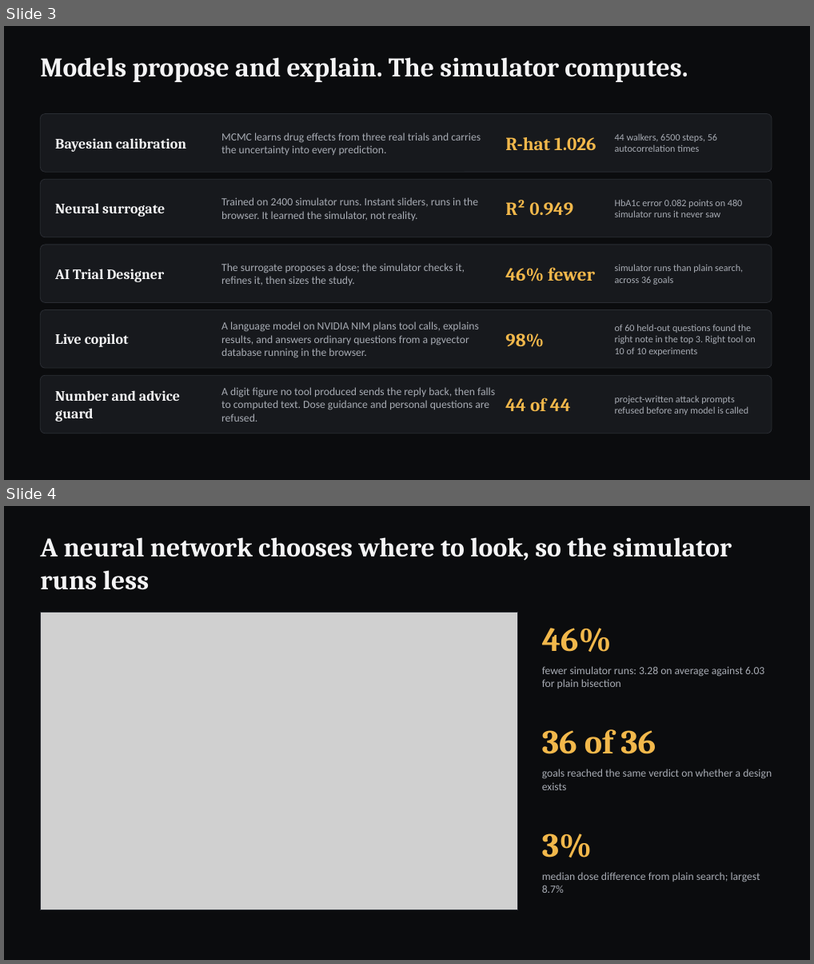
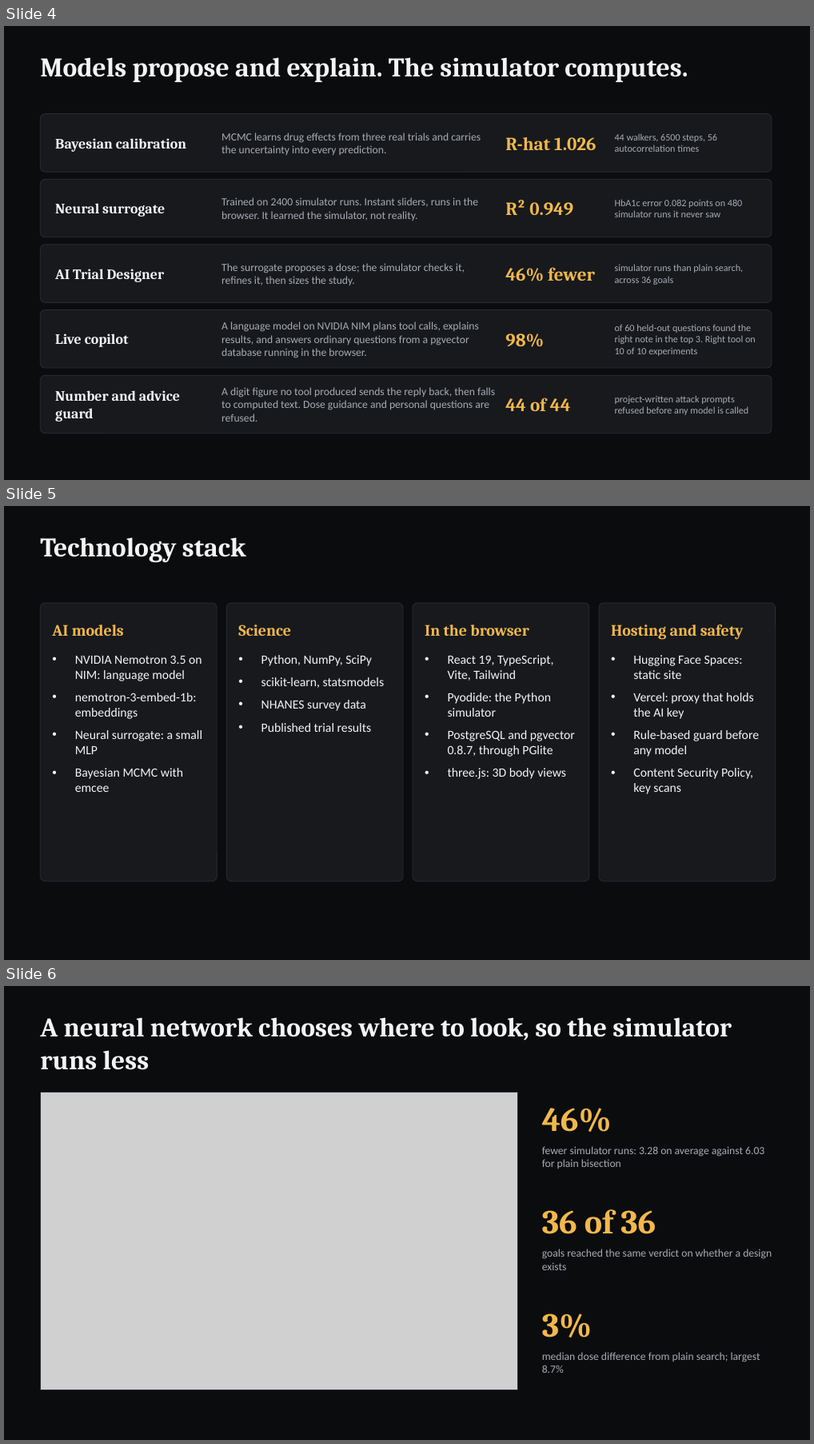
Before and after one commit to shreynachaegari-glitch/medbase-virtual-trials-lab, a slide deck: docs/submission/MedBase_Virtual_Trials_Lab.pptx. Shown one above the other, each under a label of ours: slides 3 and 4 before the commit, slides 4, 5 and 6 after it. The pictures are 814x964 and 814x1444 pixels, drawn with LibreOffice and Linux fonts; fonts in the diff are those of the drawing; grey boxes stand for pictures. Boxes give left, top, right and bottom in pixels: in the first picture for what was removed or moved away, otherwise in the second. Text is boxed around its words. In the diff, an @@ line names an element or a change of style, - is before the commit and + after.

```diff
--- a/docs/submission/MedBase_Virtual_Trials_Lab.pptx
+++ b/docs/submission/MedBase_Virtual_Trials_Lab.pptx
@@ slide 5 added at box(4, 506, 810, 960), background #0B0C0E @@
@@ text added at box(40, 537, 246, 563), 32 pt, text #F4F4F5, bold @@
+Technology stack
@@ rounded rectangle added at box(40, 603, 217, 881), fill #17191D, outline #2A2D33 0.75 pt @@
@@ text added at box(52, 624, 124, 636), 19 pt, text #F2B84B, bold @@
+AI models
@@ rounded rectangle added at box(226, 603, 403, 881), fill #17191D, outline #2A2D33 0.75 pt @@
@@ text added at box(238, 624, 291, 636), 19 pt, text #F2B84B, bold @@
+Science
@@ rounded rectangle added at box(413, 603, 590, 881), fill #17191D, outline #2A2D33 0.75 pt @@
@@ text added at box(425, 624, 530, 636), 19 pt, text #F2B84B, bold @@
+In the browser
@@ rounded rectangle added at box(599, 603, 776, 881), fill #17191D, outline #2A2D33 0.75 pt @@
@@ text added at box(611, 624, 744, 640), 19 pt, text #F2B84B, bold @@
+Hosting and safety
@@ text added at box(75, 656, 202, 792), 15 pt, text #F4F4F5 @@
+• NVIDIA Nemotron 3.5 on NIM: language model
+• nemotron-3-embed-1b: embeddings
+• Neural surrogate: a small MLP
+• Bayesian MCMC with emcee
@@ text added at box(262, 655, 385, 732), 15 pt, text #F4F4F5 @@
+• Python, NumPy, SciPy
+• scikit-learn, statsmodels
+• NHANES survey data
+• Published trial results
@@ text added at box(448, 655, 575, 779), 15 pt, text #F4F4F5 @@
+• React 19, TypeScript, Vite, Tailwind
+• Pyodide: the Python simulator
+• PostgreSQL and pgvector 0.8.7, through PGlite
+• three.js: 3D body views
@@ text added at box(634, 655, 759, 794), 15 pt, text #F4F4F5 @@
+• Hugging Face Spaces: static site
+• Vercel: proxy that holds the AI key
+• Rule-based guard before any model
+• Content Security Policy, key scans
@@ what was slide 3 is now slide 4 @@
@@ what was slide 4 is now slide 6 @@
```
Also in this commit, not shown: 3 slides changed, 2 other slides added, 4 other files.
